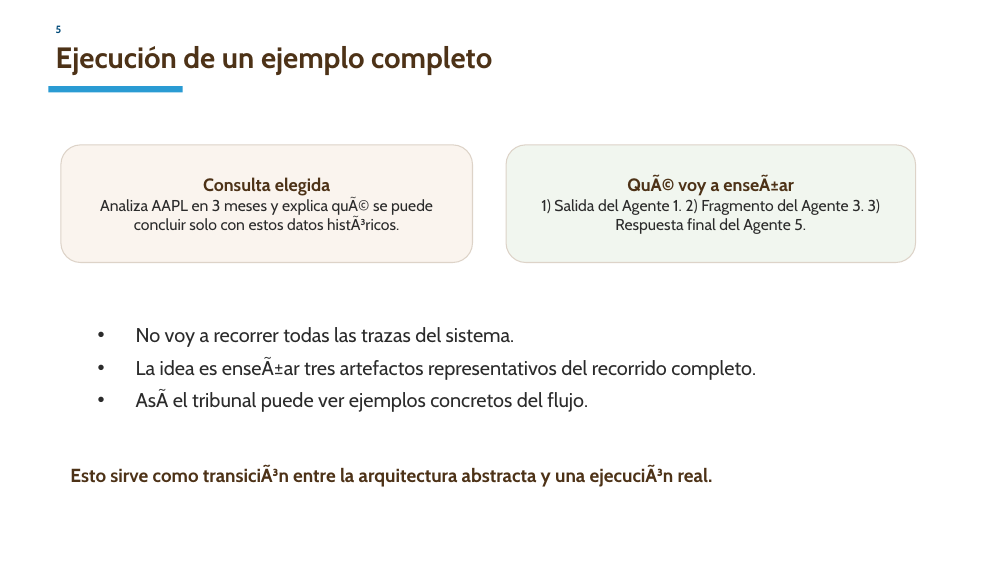
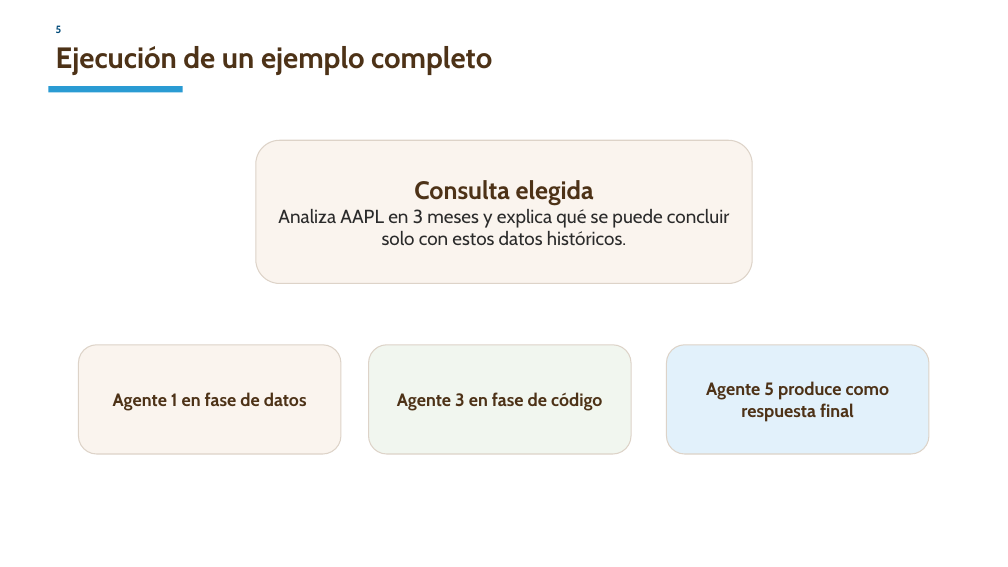
Before and after one commit to CarlosRuiz4102/tfm, a slide deck: slide 6 of docs/presentacion_tfm_15min_v4.pptx. Drawn at 1008x567 pixels with LibreOffice and Linux fonts; fonts in the diff are those of the drawing. Boxes give left, top, right and bottom in pixels: in the first picture for what was removed or moved away, otherwise in the second. Text is boxed around its words. In the diff, an @@ line names an element or a change of style, - is before the commit and + after.

Commit message:
presentacion y guion finalizado

```diff
--- a/docs/presentacion_tfm_15min_v4.pptx
+++ b/docs/presentacion_tfm_15min_v4.pptx
@@ rounded rectangle "Consulta elegida": place and size @@
-rounded rectangle "Consulta elegida" at [61,145,473,263]
+rounded rectangle "Consulta elegida" at [256,141,752,284]
@@ text in rounded rectangle at [278,209,729,245]: text changed; size 15 to 18 pt @@
-Analiza AAPL en 3 meses y explica quÃ© se puede concluir solo con estos datos histÃ³ricos.
+Analiza AAPL en 3 meses y explica qué se puede concluir solo con estos datos históricos.
@@ text in rounded rectangle at [414,180,594,205]: size 17 to 24 pt in "Consulta elegida" @@
@@ text removed at [136,327,756,412] @@
-• No voy a recorrer todas las trazas del sistema.
-• La idea es enseÃ±ar tres artefactos representativos del recorrido completo.
-• AsÃ el tribunal puede ver ejemplos concretos del flujo.
@@ rounded rectangle "Agente 1 en fase de ...": place and size @@
-rounded rectangle "Agente 1 en fase de ..." at [506,145,916,263]
+rounded rectangle "Agente 1 en fase de ..." at [79,345,341,454]
@@ rounded rectangle "Agente 1 en fase de ..." at [79,345,341,454]: fill #F1F6EF to #FAF4EE @@
@@ rounded rectangle added at [369,345,631,454], fill #F1F6EF, outline #DDD3C8 1 pt, 17 pt, text #4D3217, bold @@
+Agente 3 en fase de código
@@ rounded rectangle added at [667,345,929,454], fill #E2F1FB, outline #DDD3C8 1 pt, 17 pt, text #4D3217, bold @@
+Agente 5 produce como respuesta final
@@ text in rounded rectangle at [113,392,307,411]: text changed; size 15 to 17 pt; text colour #2B2B2B to #4D3217; bold on @@
-QuÃ© voy a enseÃ±ar
-1) Salida del Agente 1. 2) Fragmento del Agente 3. 3) Respuesta final del Agente 5.
+Agente 1 en fase de datos
@@ text removed at [70,466,713,487] @@
-Esto sirve como transiciÃ³n entre la arquitectura abstracta y una ejecuciÃ³n real.
```
Also in this commit, not shown: 6 other slides changed, 2 slides added, 2 slides removed, 4 other files.
